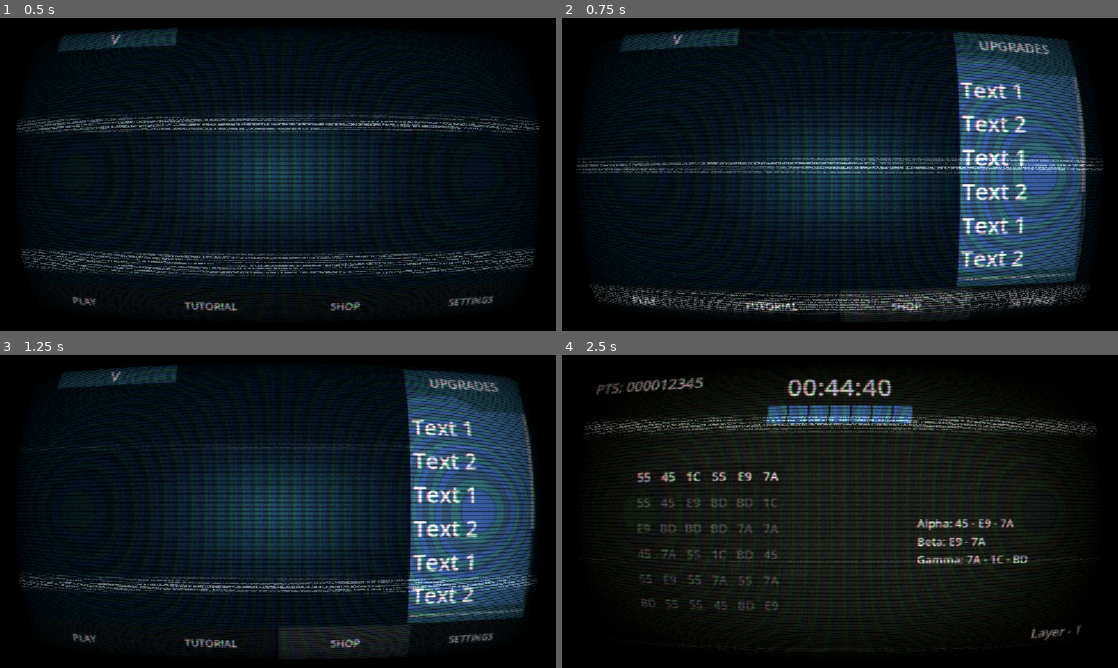
Above: before the commit, frames 1-4 (two rows, left to right).
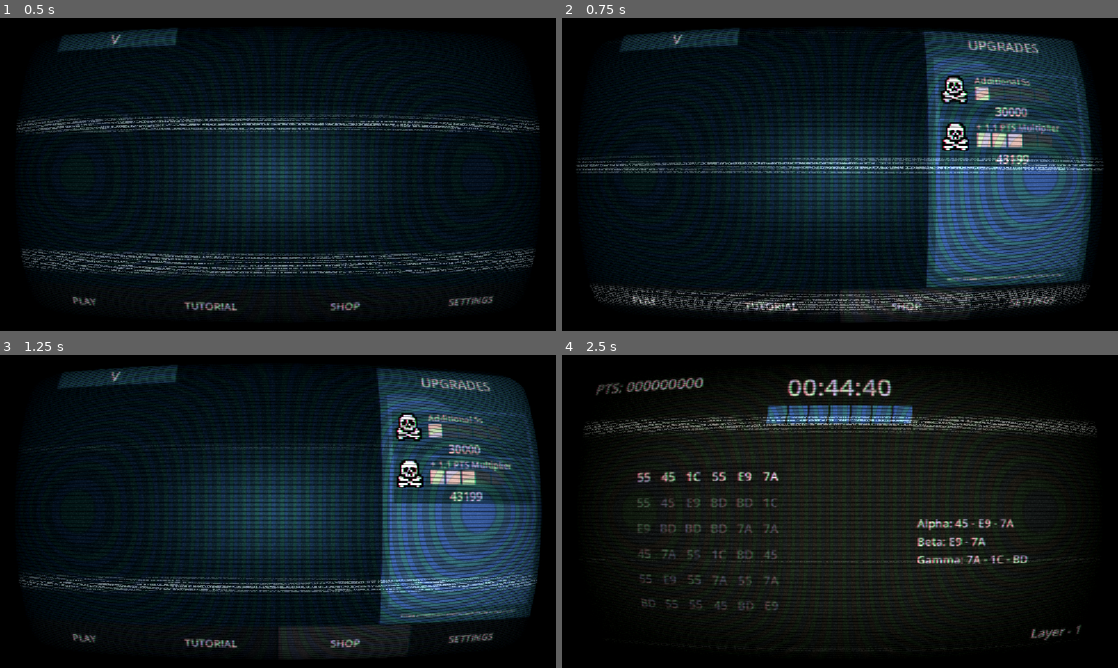
Above: after the commit, the same moments.

Repository: Martisos/Data-Hack-Minigame
Game: Godot game, scene res://scenes/menu.tscn
The game is run twice, just before and just after one commit, with the same random seed, the same clock (stepped at 60 frames per second) and the same inputs.
Inputs (mouse positions are in pixels of both pictures, inside the frame that each line leads up to):
- Up to frame 1 (0.5 s): no input
- Up to frame 2 (0.75 s): click "SHOP" at 0.5 s
- Up to frame 3 (1.25 s): no input
- Up to frame 4 (2.5 s): click "PLAY" at 1.25 s; tap Enter at 2 s; move the mouse to (962, 495) at 2.02 s; hold Right from 2.03 s (still down); tap Alt at 2.1 s; click (962, 495) at 2.17 s

Frame 1 is identical in both runs. In frame 2, 12% of the frame differs, in the area x 65-96%, y 4-86%; in frame 3, 12%; in frame 4, 0.2%.

Commit message:
Upgrades Interface

Diff:
--- /dev/null
+++ b/scenes/menu/shop.gd
@@ -0,0 +1,19 @@
+extends Control
+
+var aviable_upgrades: Array[Dictionary] = Stats.upgrades
+var upgrade_path: PackedScene = preload("uid://pr15nvxtx1lb")
+
+@onready var v_box_container: VBoxContainer = $ScrollContainer/MarginContainer/VBoxContainer
+
+func _ready() -> void:
+	for upgrade in aviable_upgrades:
+		var new_upgrade = upgrade_path.instantiate()
+		new_upgrade.setup(
+			upgrade["title"],
+			upgrade["max_level"],
+			upgrade["current_level"],
+			upgrade["icon"],
+			upgrade["cost"],
+			upgrade["cost_multiplier"]
+			)
+		v_box_container.add_child(new_upgrade)
--- a/scenes/menu/shop.tscn
+++ b/scenes/menu/shop.tscn
@@ -1,4 +1,6 @@
 [gd_scene format=3 uid="uid://b1os3fgq146le"]
+
+[ext_resource type="Script" uid="uid://db0g5bocyask5" path="res://scenes/menu/shop.gd" id="1_360xs"]
 
 [node name="Shop" type="Control" unique_id=2062302738]
 layout_mode = 3
@@ -9,6 +11,7 @@
 offset_bottom = -95.0
 grow_horizontal = 2
 grow_vertical = 2
+script = ExtResource("1_360xs")
 
 [node name="CardLook" type="Control" parent="." unique_id=1248424805]
 anchors_preset = 0
@@ -17,13 +20,13 @@
 
 [node name="Background" type="ColorRect" parent="CardLook" unique_id=1084710944]
 layout_mode = 0
-offset_right = 280.0
+offset_right = 360.0
 offset_bottom = 553.0
 color = Color(0.078431375, 0.36078432, 0.61960787, 1)
 
 [node name="ColorRect2" type="ColorRect" parent="CardLook" unique_id=379173754]
 layout_mode = 0
-offset_right = 280.0
+offset_right = 360.0
 offset_bottom = 64.0
 color = Color(0.043137256, 0.30980393, 0.42352942, 1)
 
@@ -40,8 +43,23 @@
 layout_mode = 0
 offset_left = 164.0
 offset_top = 64.0
-offset_right = 280.0
+offset_right = 360.0
 offset_bottom = 96.0
+color = Color(0.043137256, 0.30980393, 0.42352942, 1)
+
+[node name="ColorRect7" type="ColorRect" parent="CardLook" unique_id=1172924085]
+layout_mode = 0
+offset_left = 344.0
+offset_top = 64.0
+offset_right = 360.0
+offset_bottom = 532.0
+color = Color(0.043137256, 0.30980393, 0.42352942, 1)
+
+[node name="ColorRect8" type="ColorRect" parent="CardLook" unique_id=1622301689]
+layout_mode = 0
+offset_top = 55.0
+offset_right = 16.0
+offset_bottom = 523.0
 color = Color(0.043137256, 0.30980393, 0.42352942, 1)
 
 [node name="ColorRect4" type="ColorRect" parent="CardLook" unique_id=1462577873]
@@ -55,7 +73,7 @@
 
 [node name="Label" type="Label" parent="CardLook" unique_id=831979355]
 layout_mode = 0
-offset_right = 280.0
+offset_right = 360.0
 offset_bottom = 63.0
 theme_override_font_sizes/font_size = 32
 text = "UPGRADES"
@@ -65,14 +83,14 @@
 [node name="ColorRect5" type="ColorRect" parent="CardLook" unique_id=761733789]
 layout_mode = 0
 offset_top = 521.0
-offset_right = 280.0
+offset_right = 360.0
 offset_bottom = 553.0
 color = Color(0.043137256, 0.30980393, 0.42352942, 1)
 
 [node name="Label4" type="Label" parent="CardLook" unique_id=1556478257]
 layout_mode = 0
 offset_top = 521.0
-offset_right = 280.0
+offset_right = 360.0
 offset_bottom = 553.0
 theme_override_font_sizes/font_size = 7
 text = "01110101 01110000 01100111 01110010 01100001 01100100 01100101 01110011"
@@ -81,9 +99,9 @@
 
 [node name="ScrollContainer" type="ScrollContainer" parent="." unique_id=849487953]
 layout_mode = 0
-offset_left = 1.0
-offset_top = 97.0
-offset_right = 279.0
+offset_left = 16.0
+offset_top = 96.0
+offset_right = 344.0
 offset_bottom = 520.0
 
 [node name="MarginContainer" type="MarginContainer" parent="ScrollContainer" unique_id=559084383]
@@ -96,53 +114,3 @@
 
 [node name="VBoxContainer" type="VBoxContainer" parent="ScrollContainer/MarginContainer" unique_id=465151983]
 layout_mode = 2
-
-[node name="Label" type="Label" parent="ScrollContainer/MarginContainer/VBoxContainer" unique_id=1722894535]
-layout_mode = 2
-theme_override_font_sizes/font_size = 48
-text = "Text 1"
-
-[node name="Label2" type="Label" parent="ScrollContainer/MarginContainer/VBoxContainer" unique_id=452016196]
-layout_mode = 2
-theme_override_font_sizes/font_size = 48
-text = "Text 2"
-
-[node name="Label3" type="Label" parent="ScrollContainer/MarginContainer/VBoxContainer" unique_id=507431790]
-layout_mode = 2
-theme_override_font_sizes/font_size = 48
-text = "Text 1"
-
-[node name="Label4" type="Label" parent="ScrollContainer/MarginContainer/VBoxContainer" unique_id=973418562]
-layout_mode = 2
-theme_override_font_sizes/font_size = 48
-text = "Text 2"
-
-[node name="Label5" type="Label" parent="ScrollContainer/MarginContainer/VBoxContainer" unique_id=1080872705]
-layout_mode = 2
-theme_override_font_sizes/font_size = 48
-text = "Text 1"
-
-[node name="Label6" type="Label" parent="ScrollContainer/MarginContainer/VBoxContainer" unique_id=1570408205]
-layout_mode = 2
-theme_override_font_sizes/font_size = 48
-text = "Text 2"
-
-[node name="Label7" type="Label" parent="ScrollContainer/MarginContainer/VBoxContainer" unique_id=388726965]
-layout_mode = 2
-theme_override_font_sizes/font_size = 48
-text = "Text 1"
-
-[node name="Label8" type="Label" parent="ScrollContainer/MarginContainer/VBoxContainer" unique_id=944544314]
-layout_mode = 2
-theme_override_font_sizes/font_size = 48
-text = "Text 2"
-
-[node name="Label9" type="Label" parent="ScrollContainer/MarginContainer/VBoxContainer" unique_id=311689699]
-layout_mode = 2
-theme_override_font_sizes/font_size = 48
-text = "Text 1"
-
-[node name="Label10" type="Label" parent="ScrollContainer/MarginContainer/VBoxContainer" unique_id=977160898]
-layout_mode = 2
-theme_override_font_sizes/font_size = 48
-text = "Text 2"
--- /dev/null
+++ b/scenes/menu/upgrade.gd
@@ -0,0 +1,42 @@
+extends Control
+
+@onready var title_label: Label = $TitleLabel
+@onready var icon_texture_rect: TextureRect = $IconTextureRect
+@onready var levels_container: HBoxContainer = $LevelsContainer
+@onready var cost_label: Label = $CostLabel
+
+var title: String = ""
+var max_levels: int = 5
+var current_level: int = 0
+var texture: Texture2D
+var cost: int = 0
+var cost_multiplier: float = 1.0
+
+func _ready() -> void:
+	title_label.text = title
+	icon_texture_rect.texture = texture
+	cost_label.text = str(int(cost * (cost_multiplier ** current_level)))
+
+	for child in levels_container.get_children():
+		child.queue_free()
+
+	for i in range(max_levels):
+		var rect = ColorRect.new()
+		rect.custom_maximum_size = Vector2(30,30)
+		rect.custom_minimum_size = Vector2(30,30)
+
+		if i < current_level:
+			rect.color = Color("CBB9A8")
+		else:
+			rect.color = Color(0.3, 0.3, 0.3, 0.5)
+
+		levels_container.add_child(rect)
+
+
+func setup(new_title: String, new_max_levels:int, new_current_level: int, icon: Texture2D, new_cost: int, new_cost_multiplier: float ) -> void:
+	title = new_title
+	max_levels = new_max_levels
+	current_level = new_current_level
+	texture = icon
+	cost = new_cost
+	cost_multiplier = new_cost_multiplier
--- /dev/null
+++ b/scenes/menu/upgrade.tscn
@@ -0,0 +1,113 @@
+[gd_scene format=3 uid="uid://pr15nvxtx1lb"]
+
+[ext_resource type="Script" uid="uid://ccukjlin28dvv" path="res://scenes/menu/upgrade.gd" id="1_qrh7d"]
+[ext_resource type="Texture2D" uid="uid://c1syjbms8er6r" path="res://images/gameOverSkull.png" id="2_8fvxh"]
+
+[node name="Upgrade" type="Control" unique_id=1120361803]
+custom_minimum_size = Vector2(310, 96)
+custom_maximum_size = Vector2(310, 96)
+layout_mode = 3
+anchors_preset = 15
+anchor_right = 1.0
+anchor_bottom = 1.0
+offset_right = -842.0
+offset_bottom = -552.0
+grow_horizontal = 2
+grow_vertical = 2
+script = ExtResource("1_qrh7d")
+
+[node name="UpperBg" type="ColorRect" parent="." unique_id=420877755]
+layout_mode = 0
+offset_right = 310.0
+offset_bottom = 70.0
+color = Color(0.043137256, 0.30980393, 0.42352942, 1)
+
+[node name="LowerBg" type="ColorRect" parent="." unique_id=762003852]
+layout_mode = 0
+offset_top = 69.0
+offset_right = 310.0
+offset_bottom = 96.0
+color = Color(0.031327993, 0.26373246, 0.36308405, 1)
+
+[node name="IconTextureRect" type="TextureRect" parent="." unique_id=101446872]
+texture_filter = 1
+custom_minimum_size = Vector2(60, 60)
+custom_maximum_size = Vector2(60, 60)
+layout_mode = 1
+anchors_preset = 4
+anchor_top = 0.5
+anchor_bottom = 0.5
+offset_left = 5.0
+offset_top = -43.0
+offset_right = 65.0
+offset_bottom = 17.0
+grow_vertical = 2
+texture = ExtResource("2_8fvxh")
+expand_mode = 1
+stretch_mode = 5
+
+[node name="TitleLabel" type="Label" parent="." unique_id=236449617]
+layout_mode = 0
+offset_left = 78.0
+offset_right = 231.0
+offset_bottom = 31.0
+theme_override_colors/font_color = Color(0.8627451, 0.78039217, 0.74509805, 1)
+theme_override_font_sizes/font_size = 20
+text = "Title and desc"
+
+[node name="CostLabel" type="Label" parent="." unique_id=408105084]
+layout_mode = 0
+offset_top = 64.0
+offset_right = 309.0
+offset_bottom = 99.0
+theme_override_colors/font_color = Color(0.8627451, 0.78039217, 0.74509805, 1)
+theme_override_font_sizes/font_size = 25
+text = "25 000 000"
+horizontal_alignment = 1
+
+[node name="LevelsContainer" type="HBoxContainer" parent="." unique_id=1365858189]
+layout_mode = 0
+offset_left = 78.0
+offset_top = 27.0
+offset_right = 307.0
+offset_bottom = 67.0
+
+[node name="ColorRect" type="ColorRect" parent="LevelsContainer" unique_id=961204102]
+custom_minimum_size = Vector2(30, 30)
+custom_maximum_size = Vector2(-1, 30)
+layout_mode = 2
+size_flags_horizontal = 4
+size_flags_vertical = 4
+color = Color(0.8627451, 0.78039217, 0.74509805, 1)
+
+[node name="ColorRect2" type="ColorRect" parent="LevelsContainer" unique_id=636249349]
+custom_minimum_size = Vector2(30, 30)
+custom_maximum_size = Vector2(-1, 30)
+layout_mode = 2
+size_flags_horizontal = 4
+size_flags_vertical = 4
+color = Color(0.8627451, 0.78039217, 0.74509805, 1)
+
+[node name="ColorRect3" type="ColorRect" parent="LevelsContainer" unique_id=1390054503]
+custom_minimum_size = Vector2(30, 30)
+custom_maximum_size = Vector2(-1, 30)
+layout_mode = 2
+size_flags_horizontal = 4
+size_flags_vertical = 4
+color = Color(0.8627451, 0.78039217, 0.74509805, 1)
+
+[node name="ColorRect4" type="ColorRect" parent="LevelsContainer" unique_id=1103362964]
+custom_minimum_size = Vector2(30, 30)
+custom_maximum_size = Vector2(-1, 30)
+layout_mode = 2
+size_flags_horizontal = 4
+size_flags_vertical = 4
+color = Color(0.8627451, 0.78039217, 0.74509805, 1)
+
+[node name="ColorRect5" type="ColorRect" parent="LevelsContainer" unique_id=1992124102]
+custom_minimum_size = Vector2(30, 30)
+custom_maximum_size = Vector2(-1, 30)
+layout_mode = 2
+size_flags_horizontal = 4
+size_flags_vertical = 4
+color = Color(0.29803923, 0.29803923, 0.29803923, 1)
--- a/scripts/menu.gd
+++ b/scripts/menu.gd
@@ -4,7 +4,6 @@
 @onready var shop_button: Button = $Control/VBoxContainer/ShopButton
 @onready var shop: Control = $Shop
 @onready var settings: Control = $Settings
-@onready var shader_layer: CanvasLayer = $ShaderLayer
 @onready var stats_window: Control = $StatsWindow
 
 enum Windows { NONE, SHOP, SETTINGS }
@@ -46,7 +45,7 @@
 
 	if shop_tween: shop_tween.kill()
 	shop_tween = create_tween()
-	shop_tween.tween_property(shop, "position:x", shop_original_x - 300.0, 0.35).set_ease(Tween.EASE_OUT).set_trans(Tween.TRANS_BACK)
+	shop_tween.tween_property(shop, "position:x", shop_original_x - 360.0, 0.35).set_ease(Tween.EASE_OUT).set_trans(Tween.TRANS_BACK)
 
 func open_settings() -> void:
 	close_all_windows()
--- a/scripts/stats.gd
+++ b/scripts/stats.gd
@@ -3,7 +3,26 @@
 var layer: int = 1
 var highest_layer: int = 0
 var global_points: int = 0
-var points_this_run: int = 12345
+var points_this_run: int = 0
+
+var upgrades: Array[Dictionary] = [
+	{
+		"title" : "Additional 5s",
+		"max_level" : 5,
+		"current_level" : 1,
+		"icon" : preload("uid://c1syjbms8er6r"),
+		"cost" : 25000,
+		"cost_multiplier" : 1.2
+	},
+	{
+		"title" : "+ 1.1 PTS Multiplier",
+		"max_level" : 5,
+		"current_level" : 3,
+		"icon" : preload("uid://c1syjbms8er6r"),
+		"cost" : 25000,
+		"cost_multiplier" : 1.2
+	}
+]
 
 func add_global_points(amount: int) -> void:
 	global_points += amount
Not shown, added: scenes/menu/shop.gd.uid
Not shown, added: scenes/menu/upgrade.gd.uid
